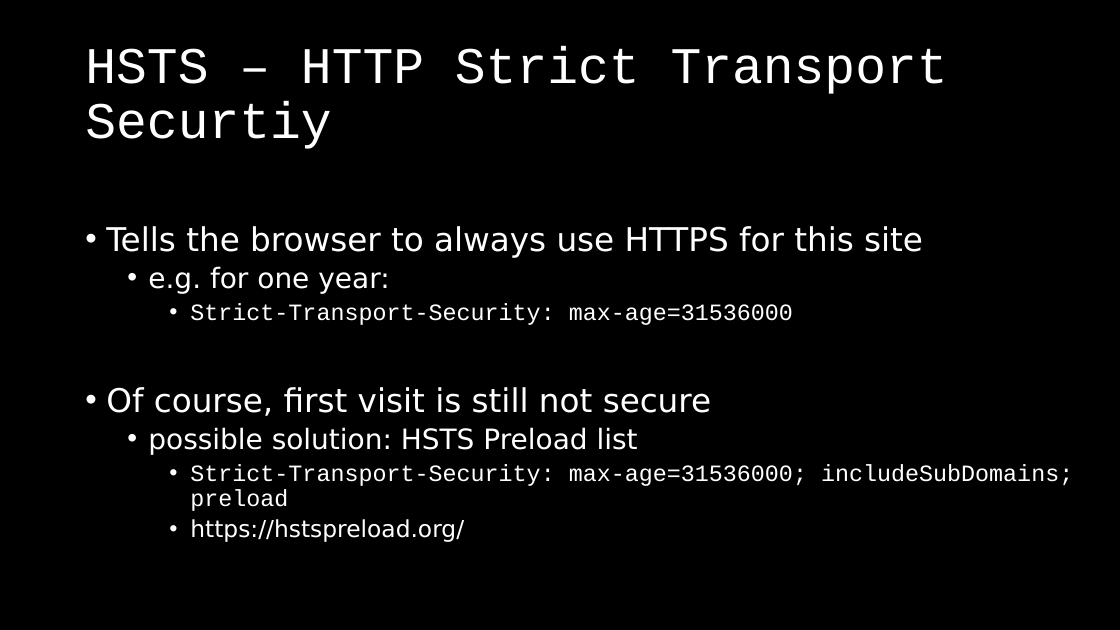
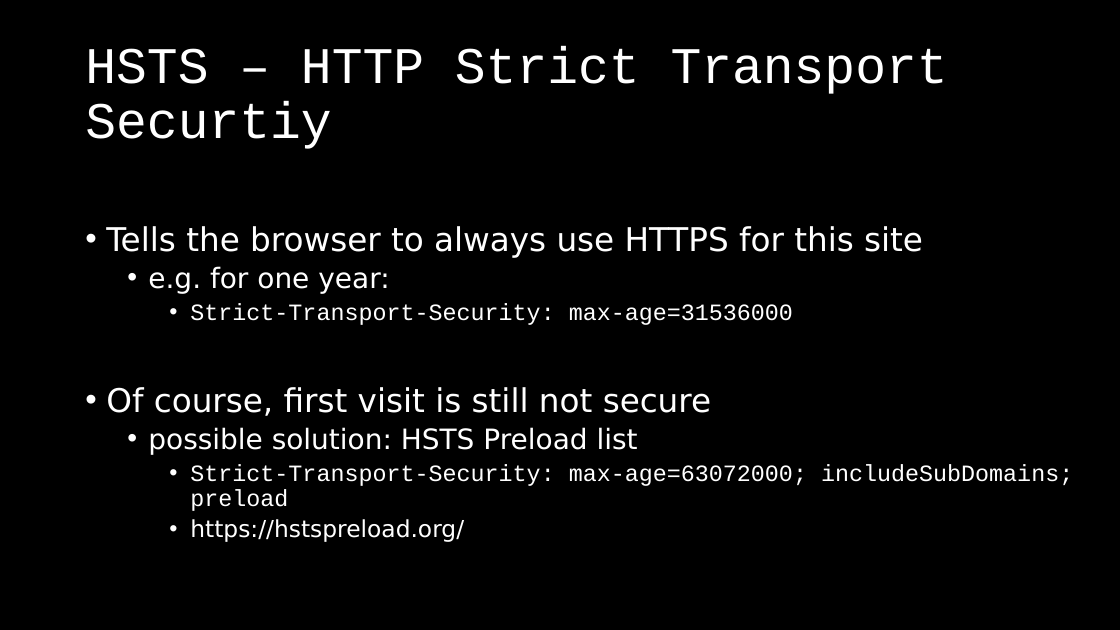
Before and after one commit to dschwarz91/websec-lecture, a slide deck: slide 15 of slides/X_Revision_Day_1.pptx. Drawn at 1120x630 pixels with LibreOffice and Linux fonts; fonts in the diff are those of the drawing. Boxes give left, top, right and bottom in pixels: in the first picture for what was removed or moved away, otherwise in the second. Text is boxed around its words. In the diff, an @@ line names an element or a change of style, - is before the commit and + after.

Commit message:
updated recommended hsts time in revision slides

```diff
--- a/slides/X_Revision_Day_1.pptx
+++ b/slides/X_Revision_Day_1.pptx
@@ text at box(190, 464, 1073, 511): text changed @@
-    • Strict-Transport-Security: max-age=31536000; includeSubDomains; preload
+    • Strict-Transport-Security: max-age=63072000; includeSubDomains; preload
```
